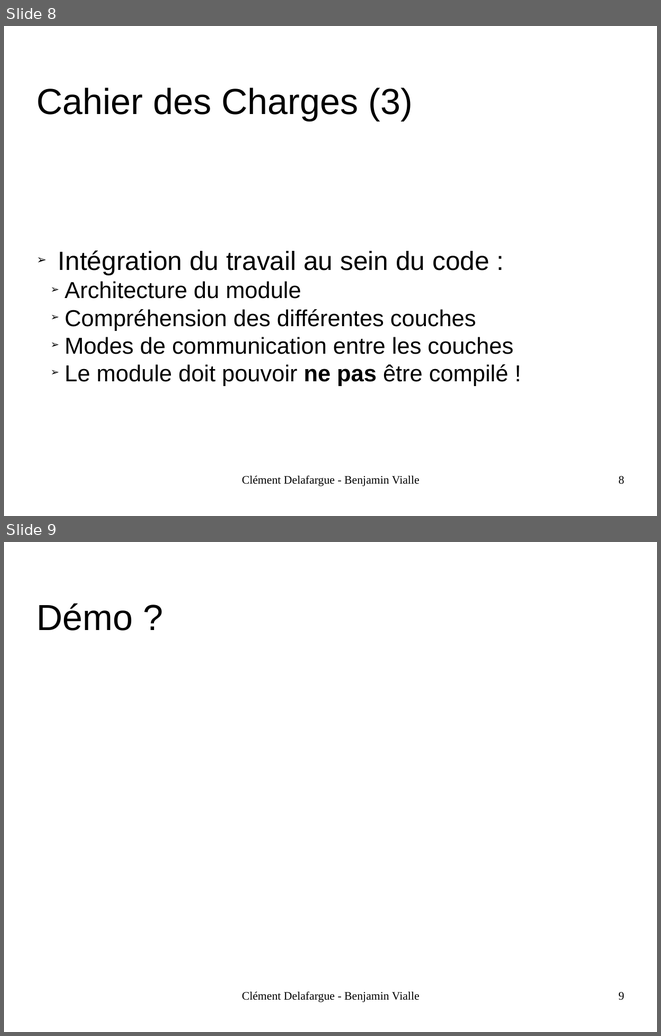
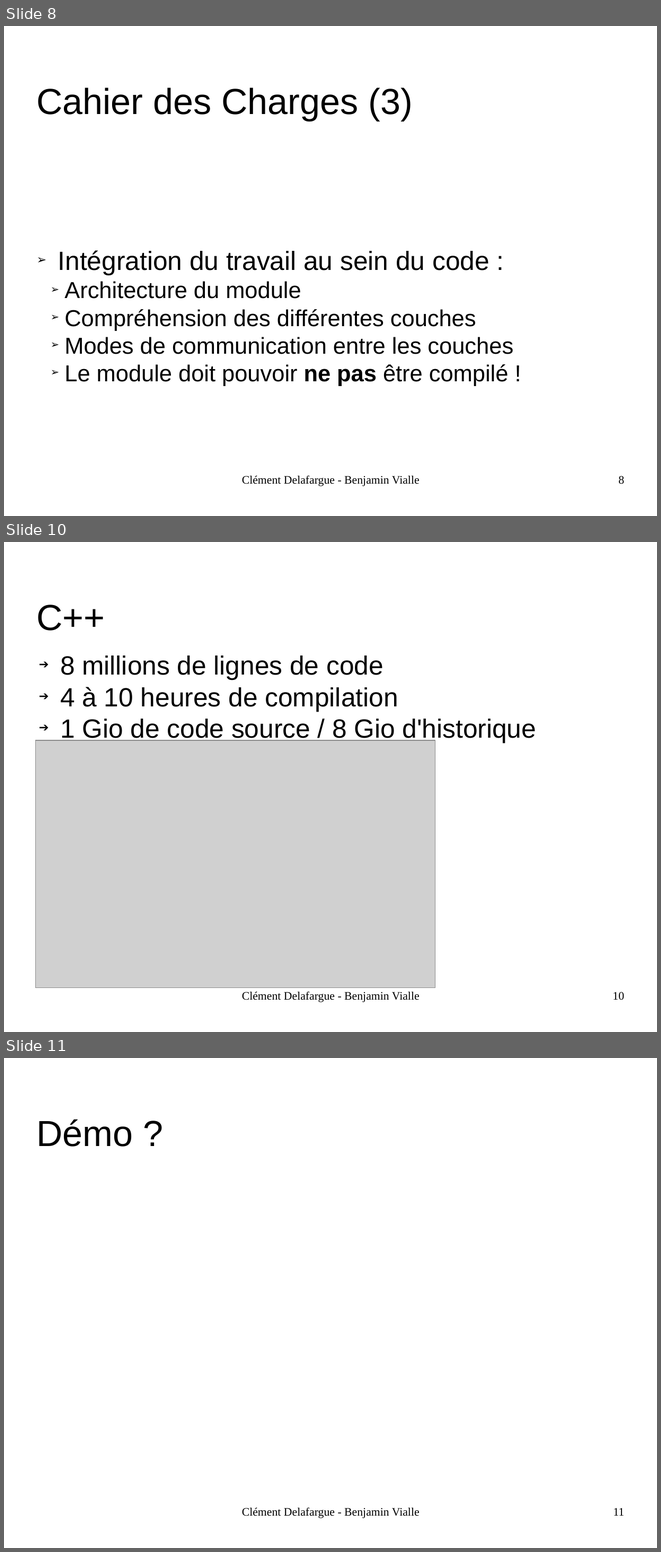
Before and after one commit to divarvel/PAPPL-OOo4Kids-Documents, a slide deck: SOUTENANCE/OOo4Kids.odp. Shown one above the other, each under a label of ours: slides 8 and 9 before the commit, slides 8, 10 and 11 after it; the slides between them are not shown. The pictures are 661x1036 and 661x1552 pixels, drawn with LibreOffice and Linux fonts; fonts in the diff are those of the drawing; grey boxes stand for pictures; background and template pictures are left out. Boxes give left, top, right and bottom in pixels: in the first picture for what was removed or moved away, otherwise in the second. Text is boxed around its words. In the diff, an @@ line names an element or a change of style, - is before the commit and + after.

```diff
--- a/SOUTENANCE/OOo4Kids.odp
+++ b/SOUTENANCE/OOo4Kids.odp
@@ slide 10 added at (4, 542, 657, 1032), background picture (left out) @@
@@ title added at (37, 605, 105, 631), 44 pt, text #000000 @@
+C++
@@ subtitle added at (60, 655, 536, 743), 32 pt, text #000000 @@
+➔ 8 millions de lignes de code
+➔ 4 à 10 heures de compilation
+➔ 1 Gio de code source / 8 Gio d'historique
@@ picture added at (35, 741, 435, 988) @@
@@ text added at (242, 991, 420, 1002), 14 pt, text #000000 @@
+Clément Delafargue - Benjamin Vialle
@@ page number added at (612, 991, 624, 1000), 14 pt, text #000000 @@
+10
@@ what was slide 9 is now slide 11 @@
@@ page number at (613, 1507, 624, 1515): text changed @@
-9
+11
```
Also in this commit, not shown: 4 slides changed, 1 other slide added.
